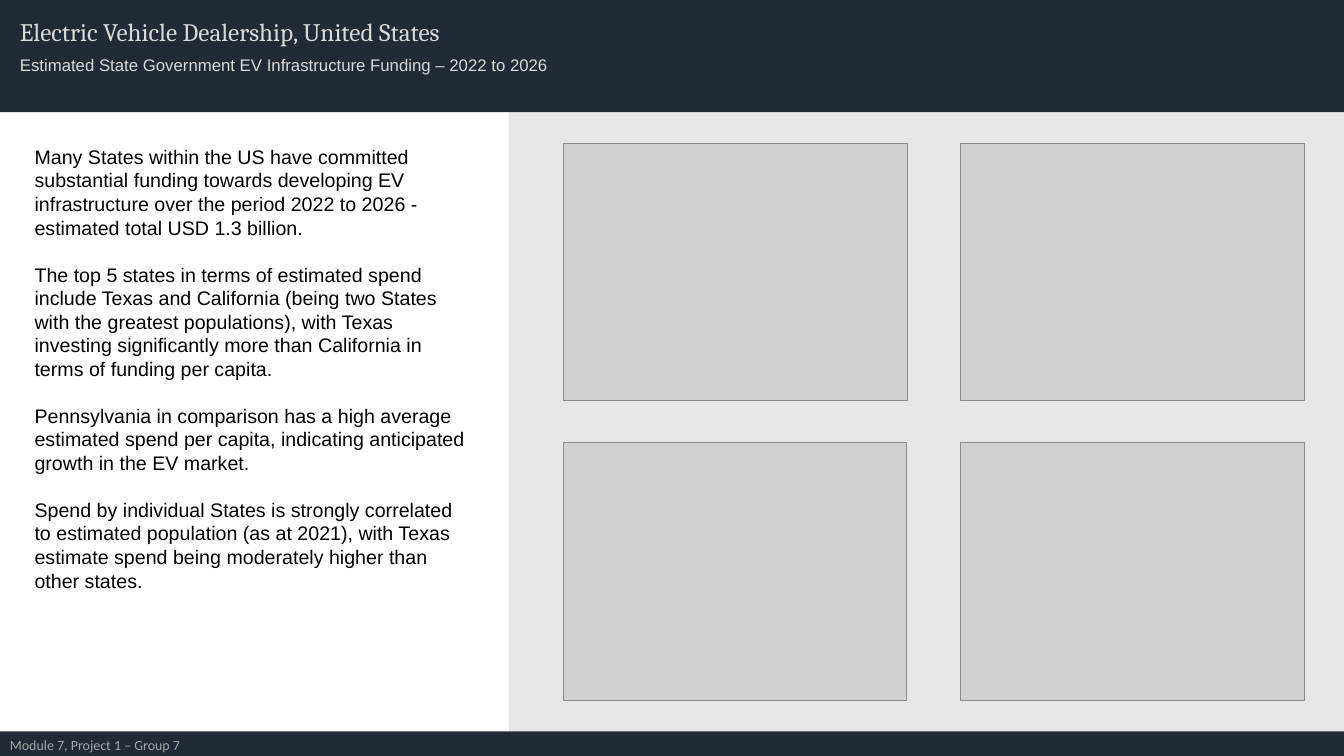
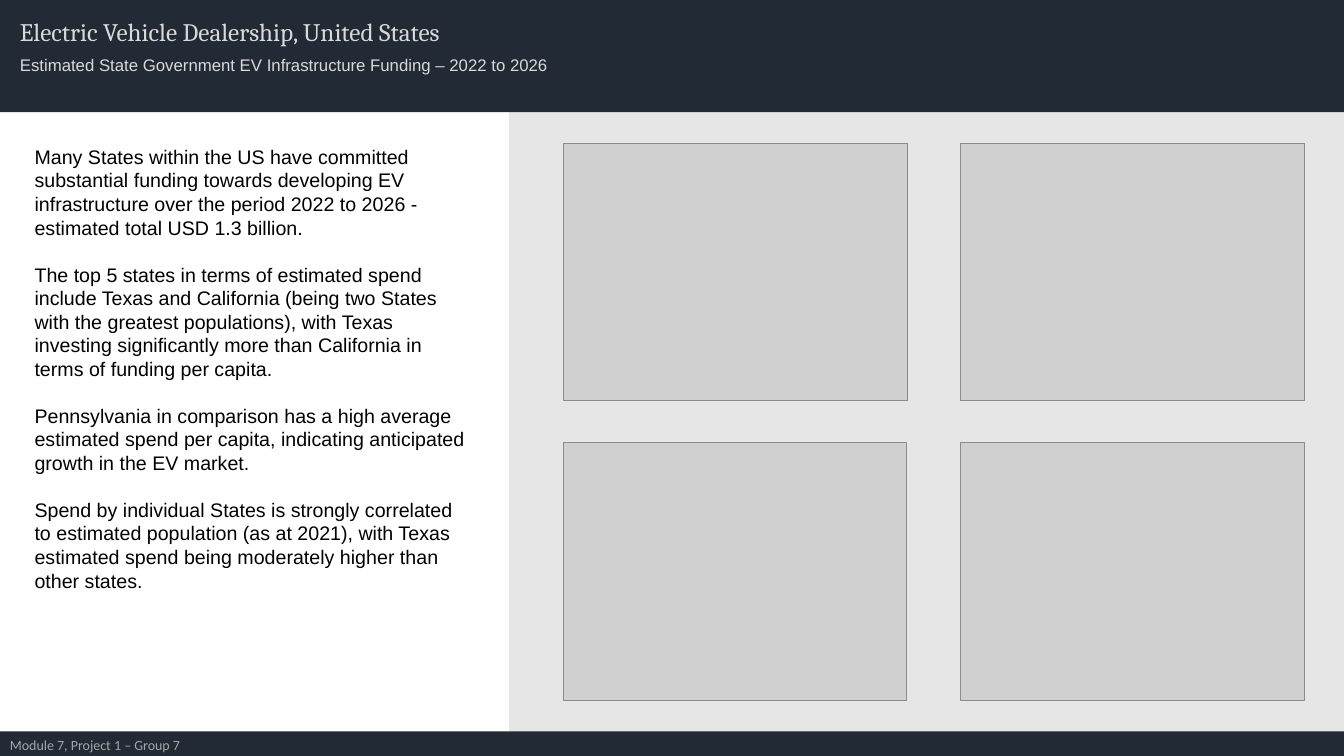
Before and after one commit to Manasa4040/project, a slide deck: slide 2 of Module 7 - Project 1 - Group 7 Presentation.pptx. Drawn at 1344x756 pixels with LibreOffice and Linux fonts; fonts in the diff are those of the drawing; grey boxes stand for pictures. Boxes give left, top, right and bottom in pixels: in the first picture for what was removed or moved away, otherwise in the second. Text is boxed around its words. In the diff, an @@ line names an element or a change of style, - is before the commit and + after.

```diff
--- a/Module 7 - Project 1 - Group 7 Presentation.pptx
+++ b/Module 7 - Project 1 - Group 7 Presentation.pptx
@@ text at (x1=35, y1=502, x2=452, y2=589): text changed @@
-Spend by individual States is strongly correlated to estimated population (as at 2021), with Texas estimate spend being moderately higher than other states.
+Spend by individual States is strongly correlated to estimated population (as at 2021), with Texas estimated spend being moderately higher than other states.
```
Also in this commit, not shown: 4 other slides changed, 1 other file.
